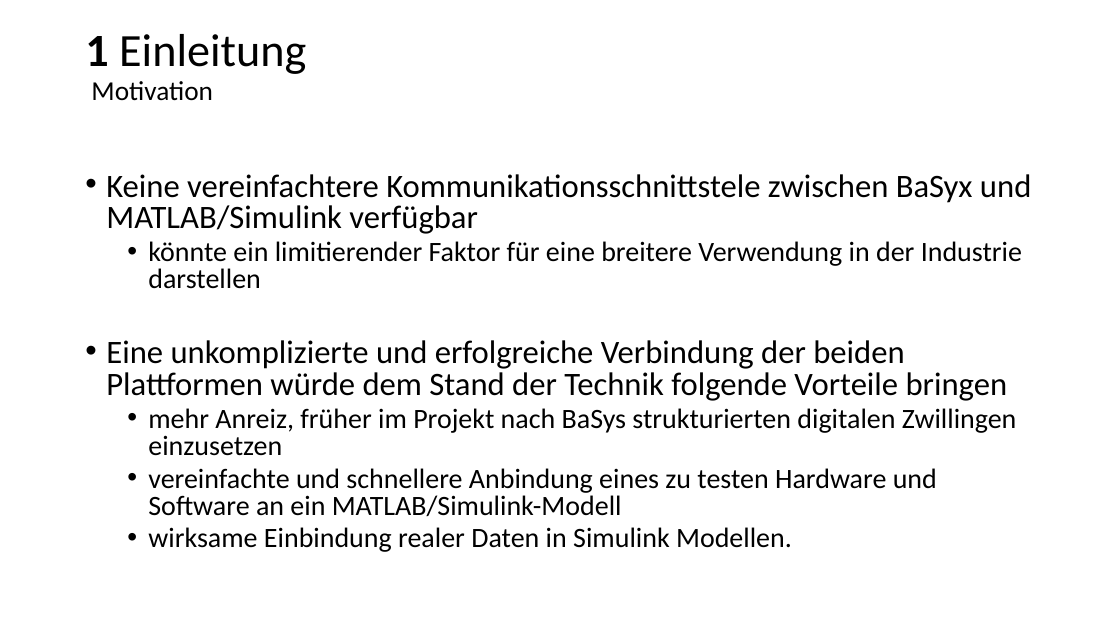
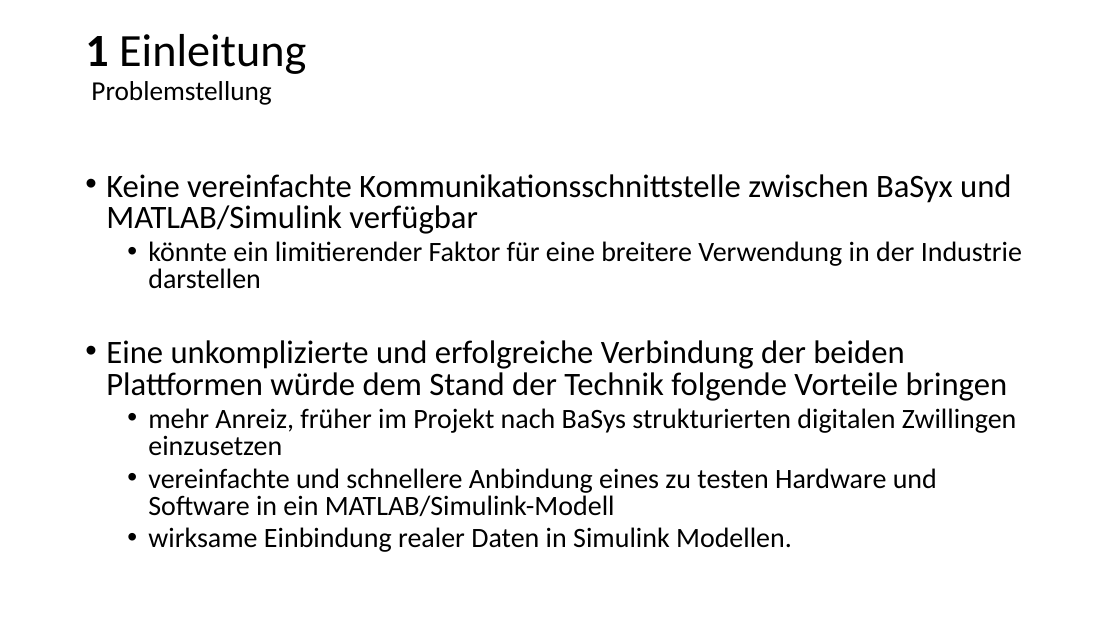
Before and after one commit to MateusMolina/projektarbeit-sil-basyx-simulink, a slide deck: slide 3 of projektarbeit/presentation/august_basyxmeeting.pptx. Drawn at 1120x630 pixels with LibreOffice and Linux fonts; fonts in the diff are those of the drawing. Boxes give left, top, right and bottom in pixels: in the first picture for what was removed or moved away, otherwise in the second. Text is boxed around its words. In the diff, an @@ line names an element or a change of style, - is before the commit and + after.

```diff
--- a/projektarbeit/presentation/august_basyxmeeting.pptx
+++ b/projektarbeit/presentation/august_basyxmeeting.pptx
@@ text at box(91, 81, 271, 105): text changed @@
-Motivation
+Problemstellung
@@ text at box(106, 174, 1011, 234): text changed @@
-• Keine vereinfachtere Kommunikationsschnittstele zwischen BaSyx und MATLAB/Simulink verfügbar
+• Keine vereinfachte Kommunikationsschnittstelle zwischen BaSyx und MATLAB/Simulink verfügbar
@@ text at box(148, 468, 937, 516): text changed @@
-  • vereinfachte und schnellere Anbindung eines zu testen Hardware und Software an ein MATLAB/Simulink-Modell
+  • vereinfachte und schnellere Anbindung eines zu testen Hardware und Software in ein MATLAB/Simulink-Modell
```
Also in this commit, not shown: 5 other slides changed.
